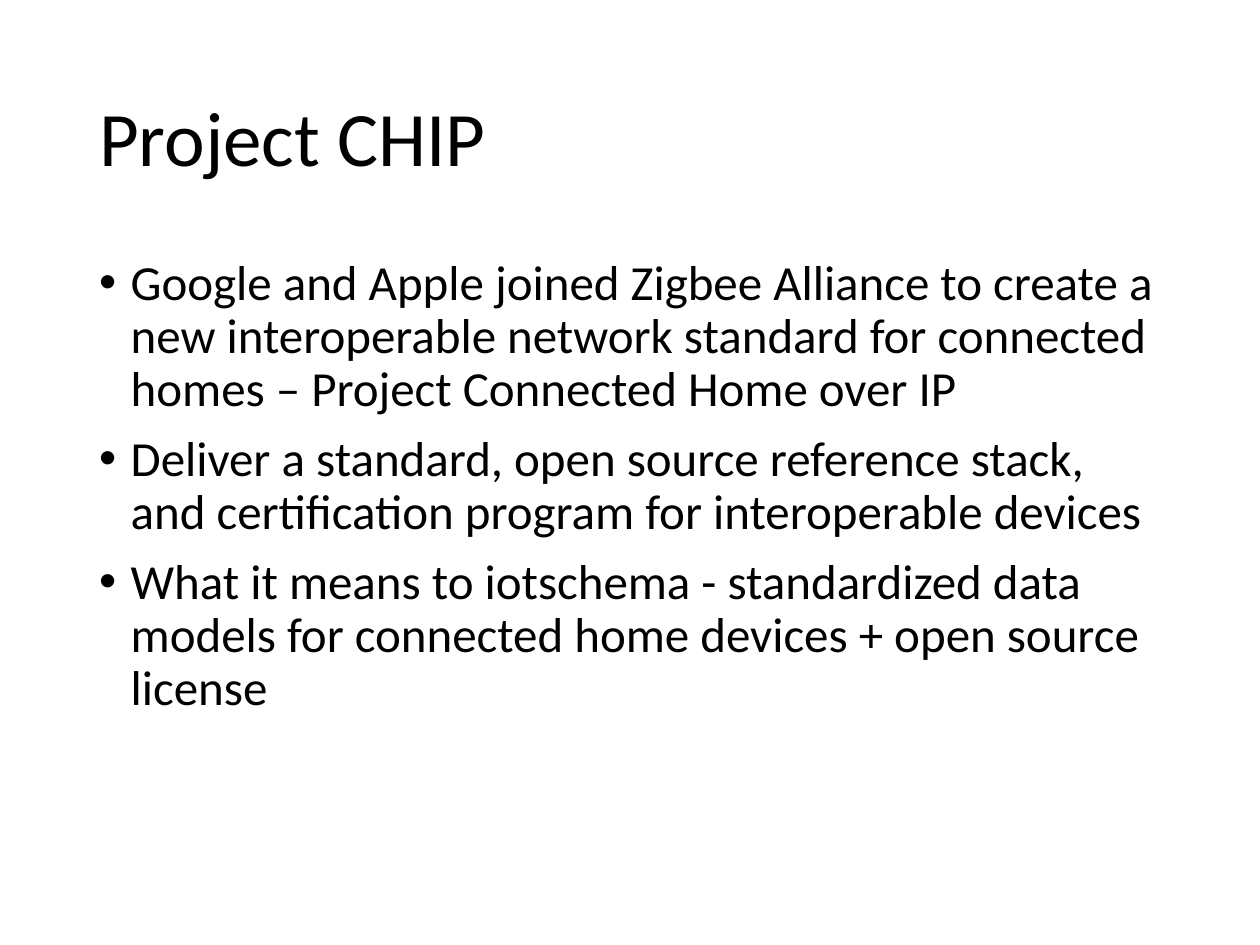
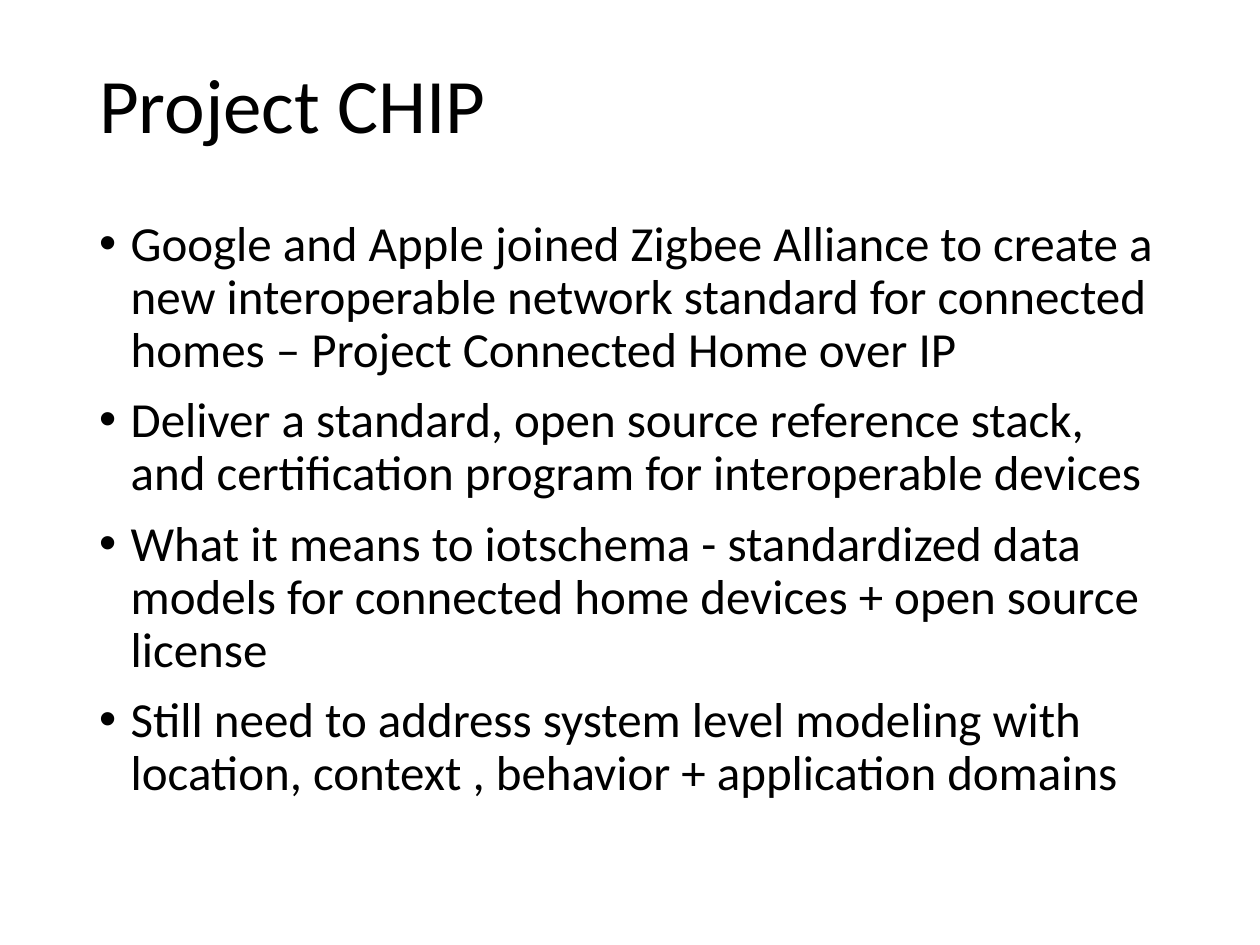
Before and after one commit to iot-schema-collab/teleconferences, a slide deck: slide 3 of iotschema-january2020.pptx. Drawn at 1260x945 pixels with LibreOffice and Linux fonts; fonts in the diff are those of the drawing. Boxes give left, top, right and bottom in pixels: in the first picture for what was removed or moved away, otherwise in the second. Text is boxed around its words. In the diff, an @@ line names an element or a change of style, - is before the commit and + after.

Commit message:
Update the January deck
Added system level modeling

```diff
--- a/iotschema-january2020.pptx
+++ b/iotschema-january2020.pptx
@@ title "Project CHIP": place and size @@
-title "Project CHIP" at (99, 113, 485, 180)
+title "Project CHIP" at (99, 80, 485, 147)
@@ text "Google and Apple joined Zigbee ...": place and size @@
-text "Google and Apple joined Zigbee ..." at (131, 266, 1152, 706)
+text "Google and Apple joined Zigbee ..." at (131, 227, 1152, 798)
@@ text at (131, 703, 1117, 798): paragraph added @@
+• Still need to address system level modeling with location, context , behavior + application domains
```
Also in this commit, not shown: 2 other slides changed, 4 slides added, 1 other file.
